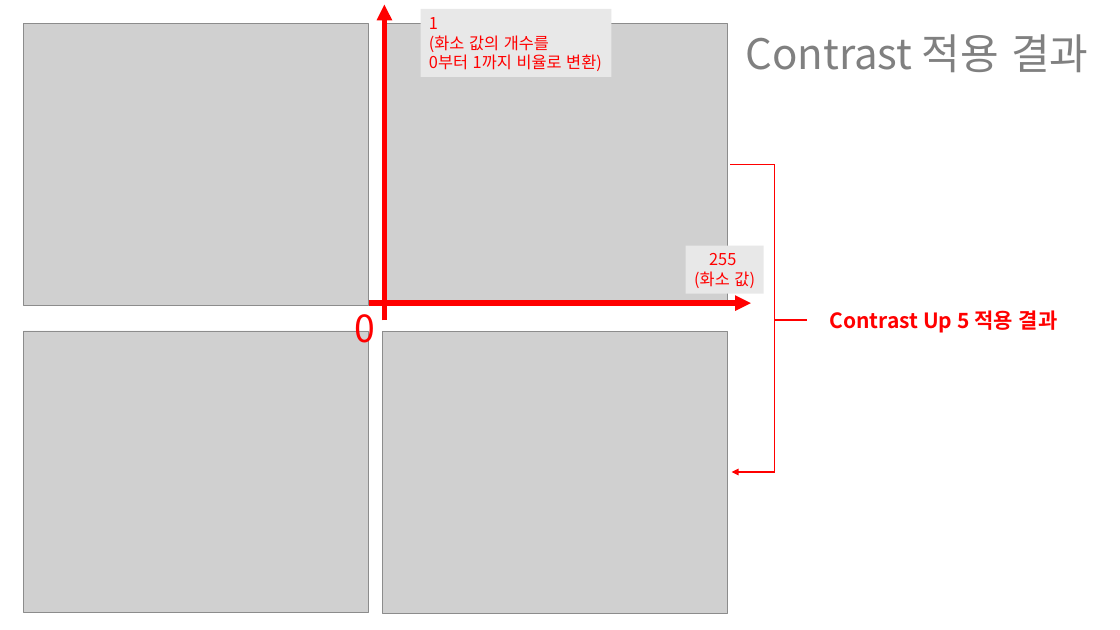
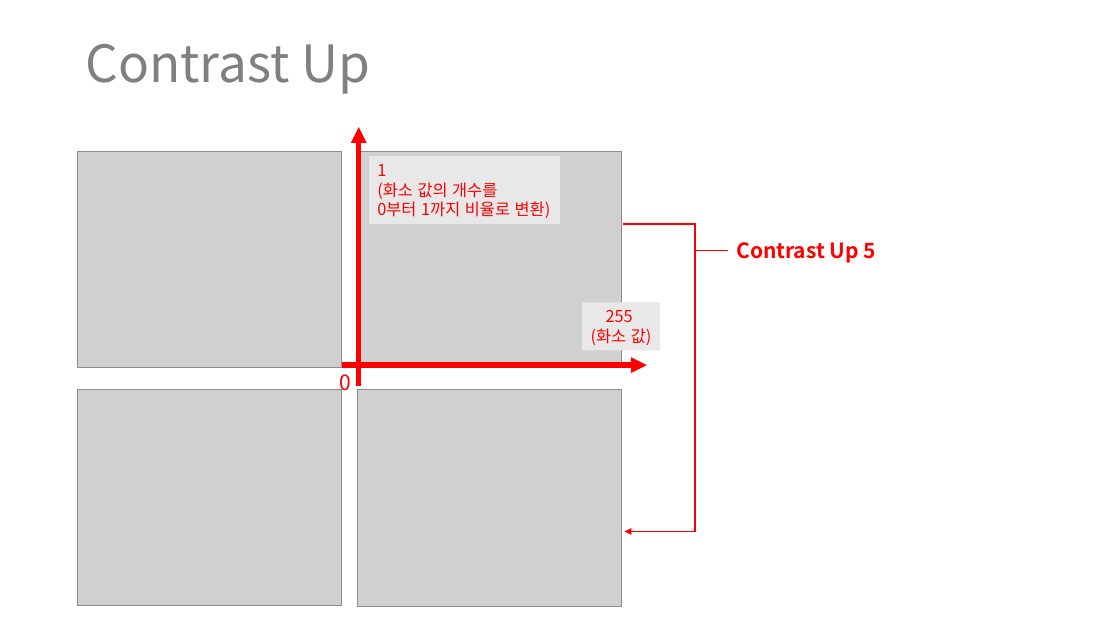
Before and after one commit to 92hwa/selfstudy, a slide deck: slide 1 of wpfEx01/wpfEx01/result_v1.4_250916/result_v1.4_250916.pptx. Drawn at 1120x630 pixels with LibreOffice and Linux fonts; fonts in the diff are those of the drawing; grey boxes stand for pictures. Boxes give left, top, right and bottom in pixels: in the first picture for what was removed or moved away, otherwise in the second. Text is boxed around its words. In the diff, an @@ line names an element or a change of style, - is before the commit and + after.

```diff
--- a/wpfEx01/wpfEx01/result_v1.4_250916/result_v1.4_250916.pptx
+++ b/wpfEx01/wpfEx01/result_v1.4_250916/result_v1.4_250916.pptx
@@ title added at box(85, 44, 370, 94), 44 pt, text #808080 @@
+Contrast Up
@@ text removed at box(745, 34, 1088, 72) @@
-Contrast 적용 결과
@@ arrow moved from (385, 320) - (385, 4) to (359, 386) - (359, 127) @@
@@ picture: place and size @@
-picture at box(24, 24, 368, 305)
+picture at box(77, 151, 342, 367)
@@ picture: place and size @@
-picture at box(383, 24, 728, 306)
+picture at box(357, 151, 621, 367)
@@ rectangle "1": place and size @@
-rectangle "1" at box(421, 9, 612, 77)
+rectangle "1" at box(369, 156, 560, 224)
@@ elbow arrow moved from (731, 165) - (732, 472) to (623, 224) - (624, 532) @@
@@ line moved from (807, 320) - (775, 320) to (728, 250) - (696, 250) @@
@@ text at box(736, 242, 876, 263): text changed @@
-Contrast Up 5 적용 결과
+Contrast Up 5
@@ rectangle "255": place and size @@
-rectangle "255" at box(686, 245, 764, 293)
+rectangle "255" at box(582, 302, 660, 350)
@@ text "0": place and size @@
-text "0" at box(355, 304, 376, 352)
+text "0" at box(340, 374, 352, 395)
@@ text "0" at box(340, 374, 352, 395): size 32 to 18 pt @@
@@ arrow moved from (369, 303) - (751, 303) to (342, 365) - (647, 365) @@
@@ picture: place and size @@
-picture at box(24, 331, 368, 613)
+picture at box(77, 390, 342, 606)
@@ picture: place and size @@
-picture at box(383, 331, 728, 613)
+picture at box(357, 390, 622, 607)
```
Also in this commit, not shown: 3 slides added, 1 slide removed, 23 other files.
